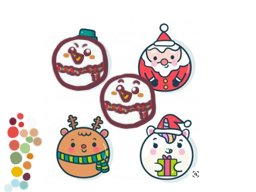
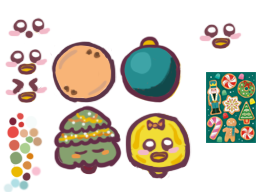
The second 256x192 image is a revision of the first. Changes to its layers:
painted on "color ref" over (31, 166, 42, 177)
added group "face grp" with 4 layers above "obj" over (5, 17, 243, 103)
added layer "wink face" (1st of 3, in "face grp") in group "face grp" over (5, 77, 48, 103)
added layer "face2" (1st of 2, in "face grp") in group "face grp" over (5, 49, 48, 75)
added layer "penguin face1" (1st of 2, in "face grp") in group "face grp" over (199, 22, 242, 49)
added layer "snowman_Face" in group "face grp" over (8, 17, 51, 39)
hid group "obj group3" (12 layers) over (43, 20, 203, 184)
renamed "레이어 6" to "snowman2", hid it, painted on it over (47, 35, 157, 130)
painted on "snowman1" over (54, 40, 105, 85)
added layer "color pallete" in group "obj group2" over (206, 72, 256, 143)
added layer "face2" (2nd of 2, in "obj" › "obj group2") in group "obj group2" over (136, 137, 181, 163)
added layer "bell-basic" (1st of 2, in "obj" › "obj group2") in group "obj group2" over (125, 112, 192, 180)
hid "ice2" over (128, 104, 194, 176)
renamed "ice1" to "ice base", hid it, painted on it over (128, 104, 195, 176)
hid "socks2" over (51, 35, 118, 100)
added layer "cookie topping" in group "obj group2" over (57, 48, 108, 96)
renamed "socks1" to "cookie1", painted on it over (50, 38, 123, 104)
showed "ornament2", painted on it over (119, 36, 184, 110)
hid "ice ref" over (123, 107, 197, 175)
hid "ref2" over (43, 23, 203, 183)
